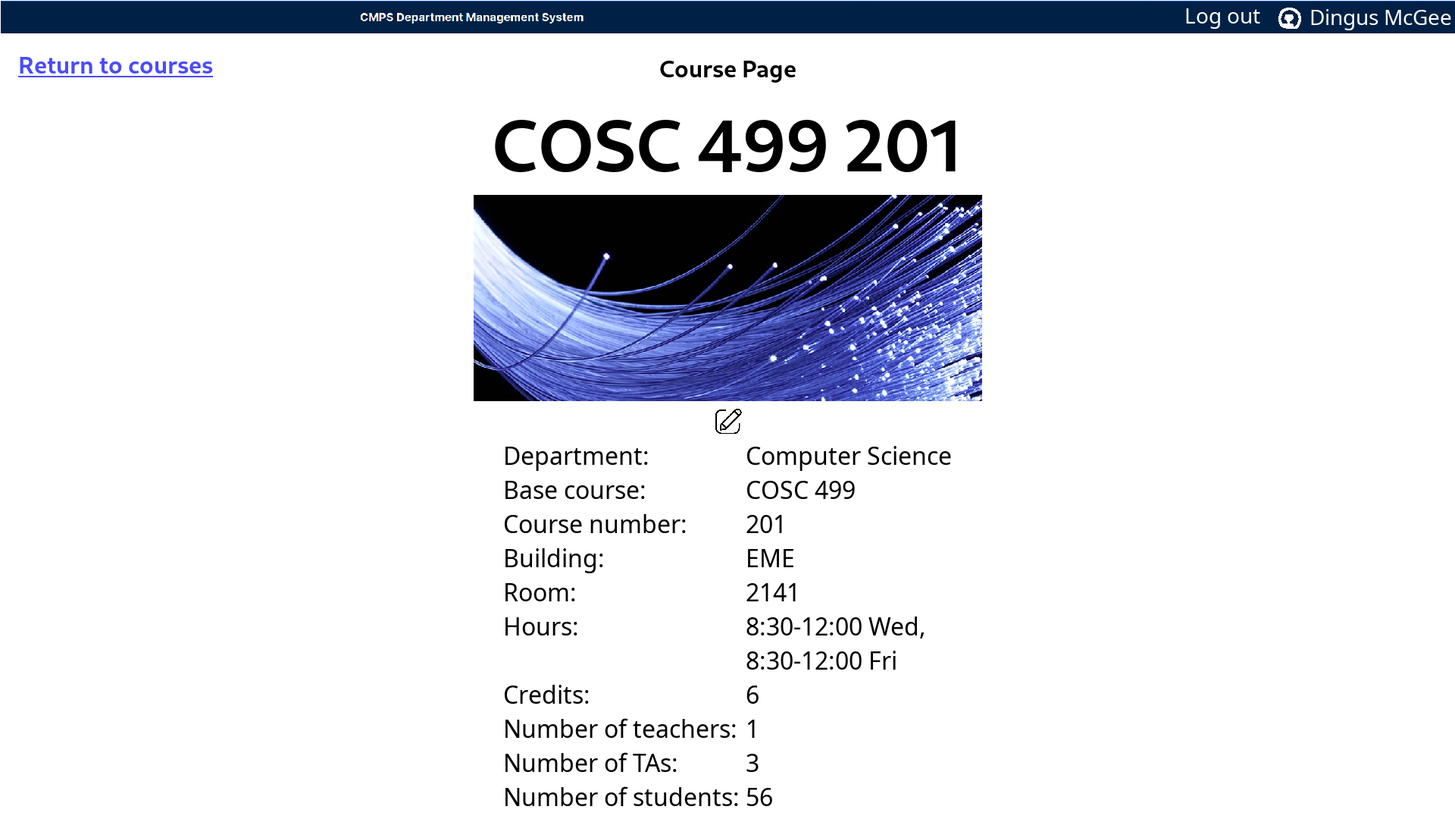
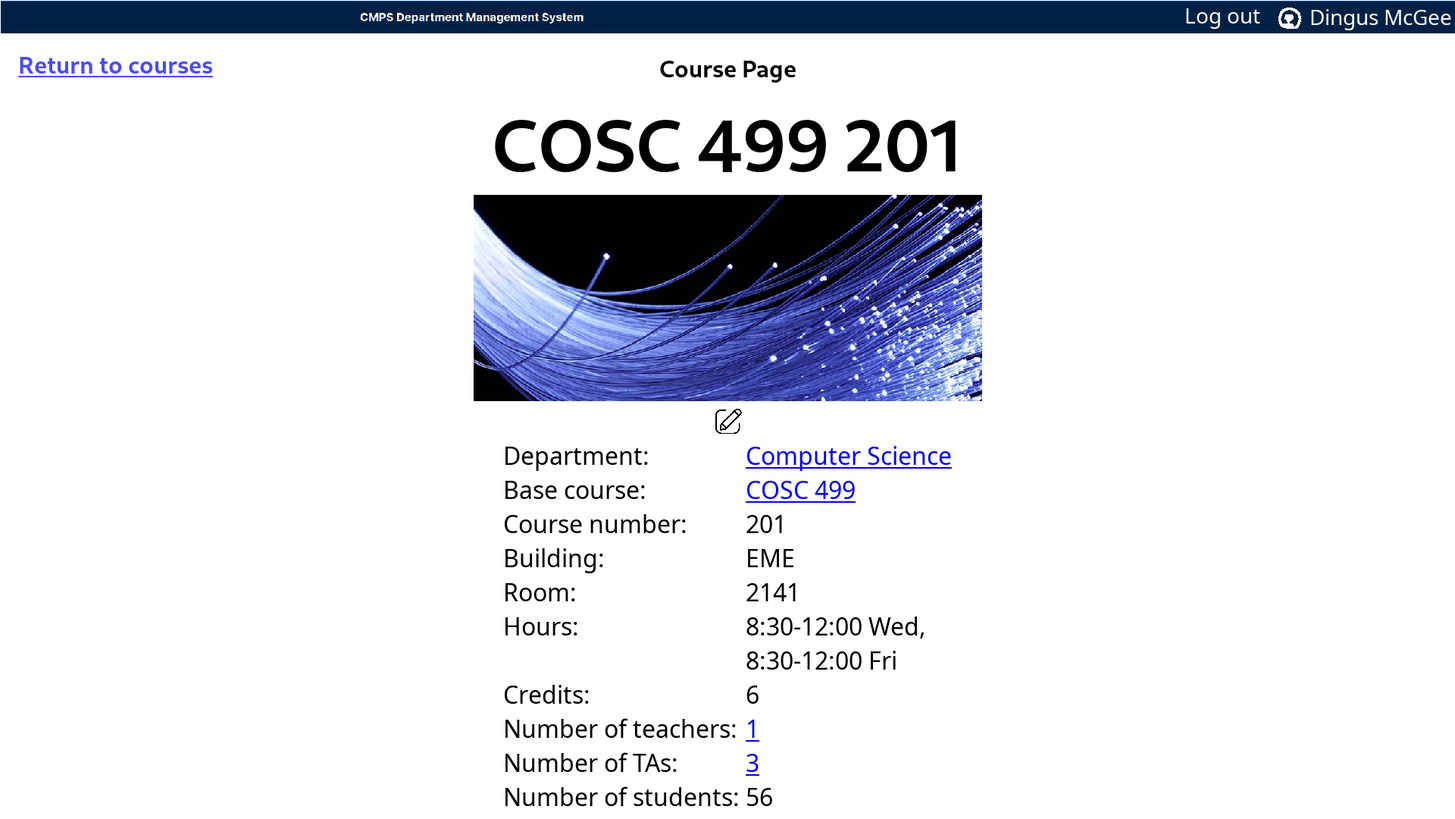
Layers edited between the first and the second w=1455, h=819 image:
painted on "Department: Computer Science..." over [745, 445, 953, 776]
